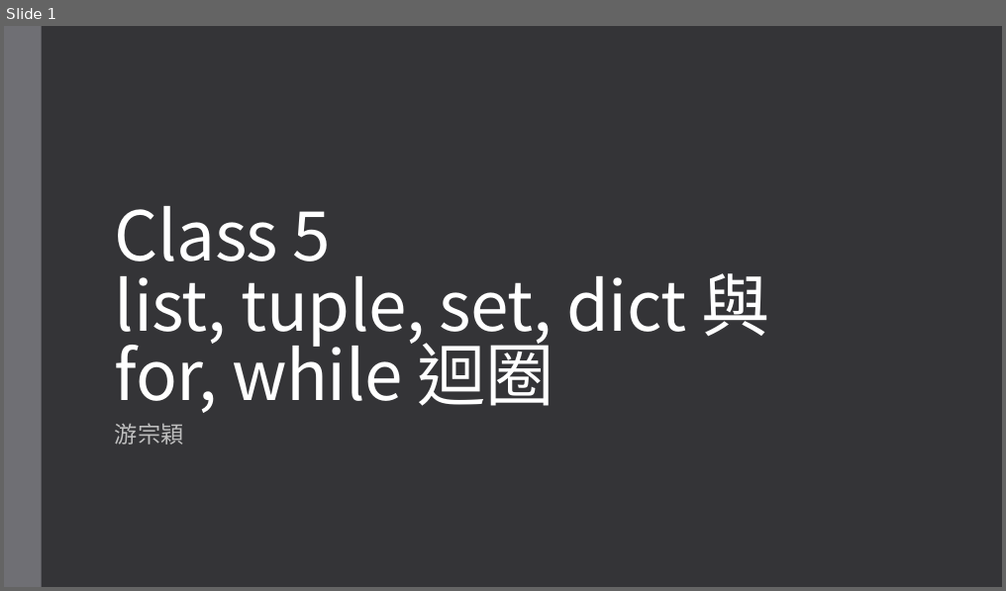
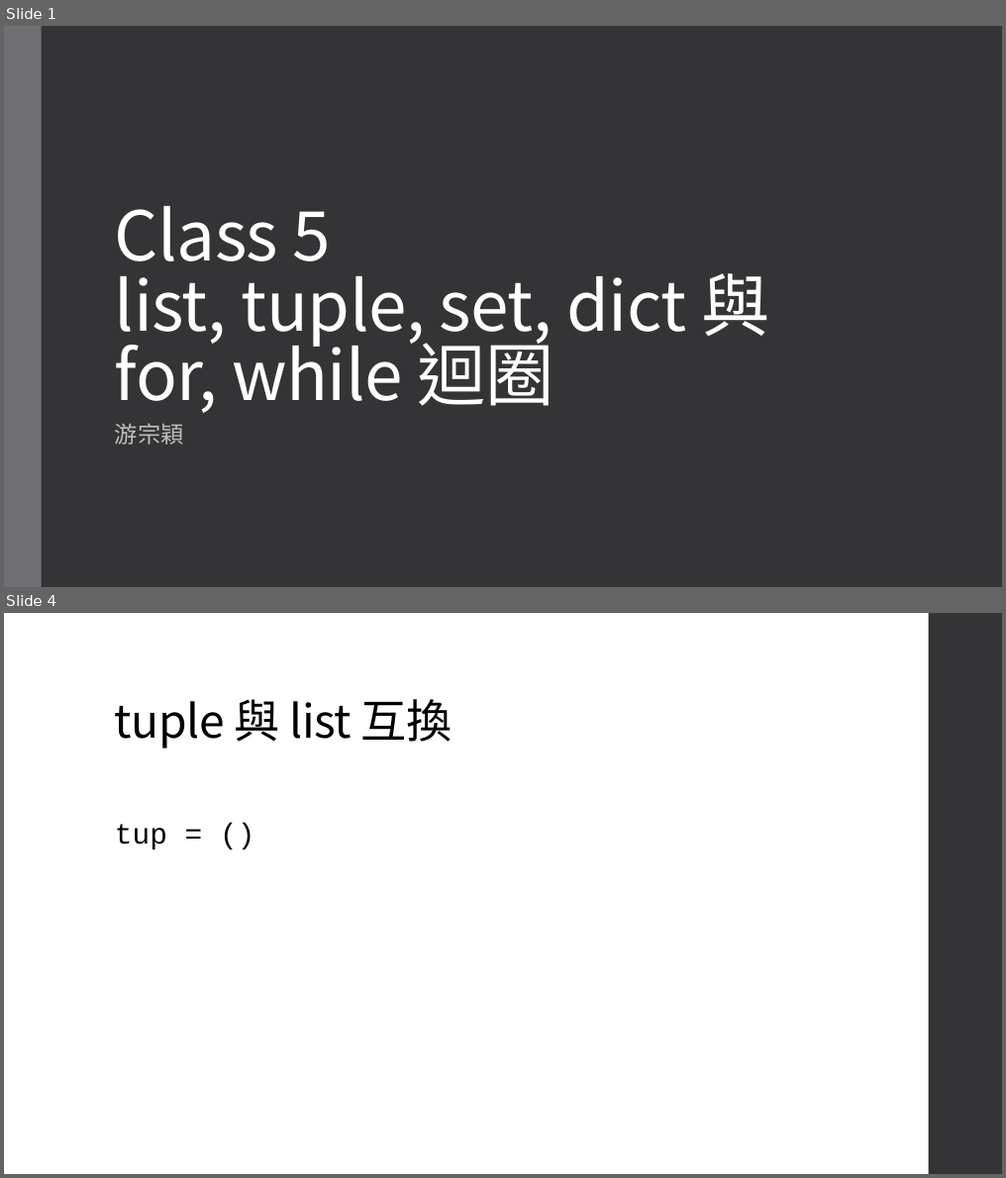
Before and after one commit to an920107/ServiceLearning, a slide deck: Class 5.pptx. Shown one above the other, each under a label of ours: slide 1 before the commit, slides 1 and 4 after it; the slides between them are not shown. The pictures are 1006x591 and 1006x1178 pixels, drawn with LibreOffice and Linux fonts; fonts in the diff are those of the drawing. Boxes give left, top, right and bottom in pixels: in the first picture for what was removed or moved away, otherwise in the second. Text is boxed around its words. In the diff, an @@ line names an element or a change of style, - is before the commit and + after.

```diff
--- a/Class 5.pptx
+++ b/Class 5.pptx
@@ slide 4 added at (x1=4, y1=613, x2=1002, y2=1174), background #FFFFFF @@
@@ rectangle added at (x1=929, y1=613, x2=1002, y2=1174), fill #353537 @@
@@ title added at (x1=115, y1=699, x2=452, y2=749), 44 pt, text #000000 @@
+tuple 與 list 互換
@@ text added at (x1=115, y1=824, x2=167, y2=850), 28 pt, text #000000 @@
+tup = ()
```
Also in this commit, not shown: 2 other slides added, 1 slide removed.
